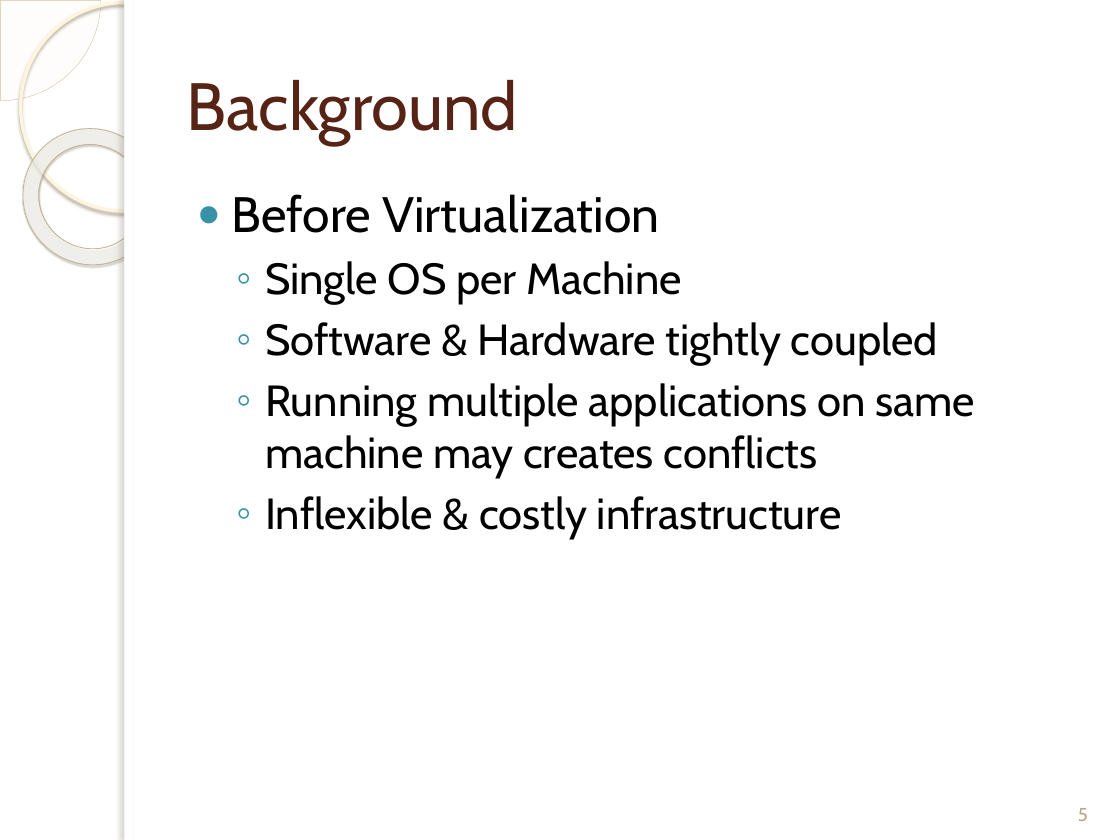
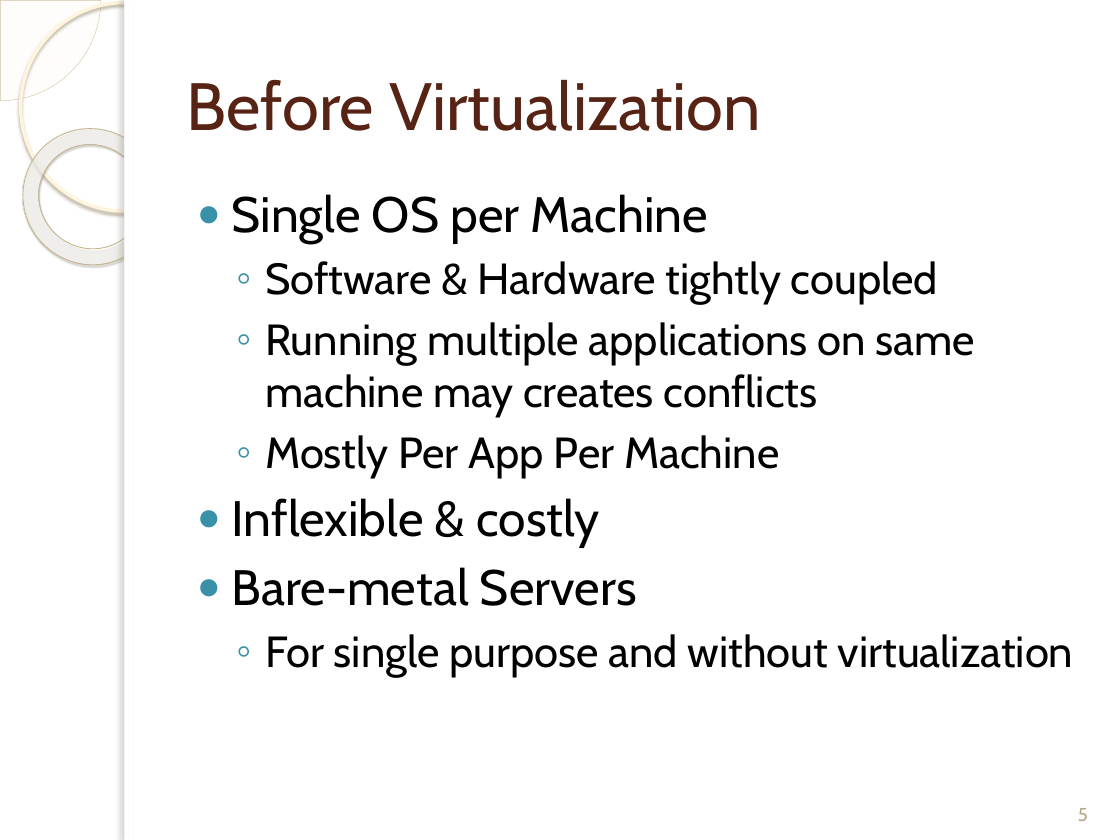
Before and after one commit to bilalshahzad139/first-step-towards-professional-career, a slide deck: slide 5 of Docker/Intro_to_Docker_Bilal_Shahzad.pptx. Drawn at 1120x840 pixels with LibreOffice and Linux fonts; fonts in the diff are those of the drawing; background and template pictures are left out. Boxes give left, top, right and bottom in pixels: in the first picture for what was removed or moved away, otherwise in the second. Text is boxed around its words. In the diff, an @@ line names an element or a change of style, - is before the commit and + after.

```diff
--- a/Docker/Intro_to_Docker_Bilal_Shahzad.pptx
+++ b/Docker/Intro_to_Docker_Bilal_Shahzad.pptx
@@ title at box(187, 80, 761, 131): text changed @@
-Background
+Before Virtualization
@@ text at box(232, 194, 659, 233): paragraph removed @@
-● Before Virtualization
@@ text at box(232, 194, 709, 243): size 28 to 32 pt in "Single OS per Machine"; bullet ◦ to ●; list level 2 to 1 in "Single OS per Machine" @@
@@ text at box(232, 435, 1074, 678): text changed @@
-  ◦ Inflexible & costly infrastructure
+  ◦ Mostly Per App Per Machine
+● Inflexible & costly
+● Bare-metal Servers
+  ◦ For single purpose and without virtualization
```
Also in this commit, not shown: 6 other slides changed, 6 slides added, 1 other file.
